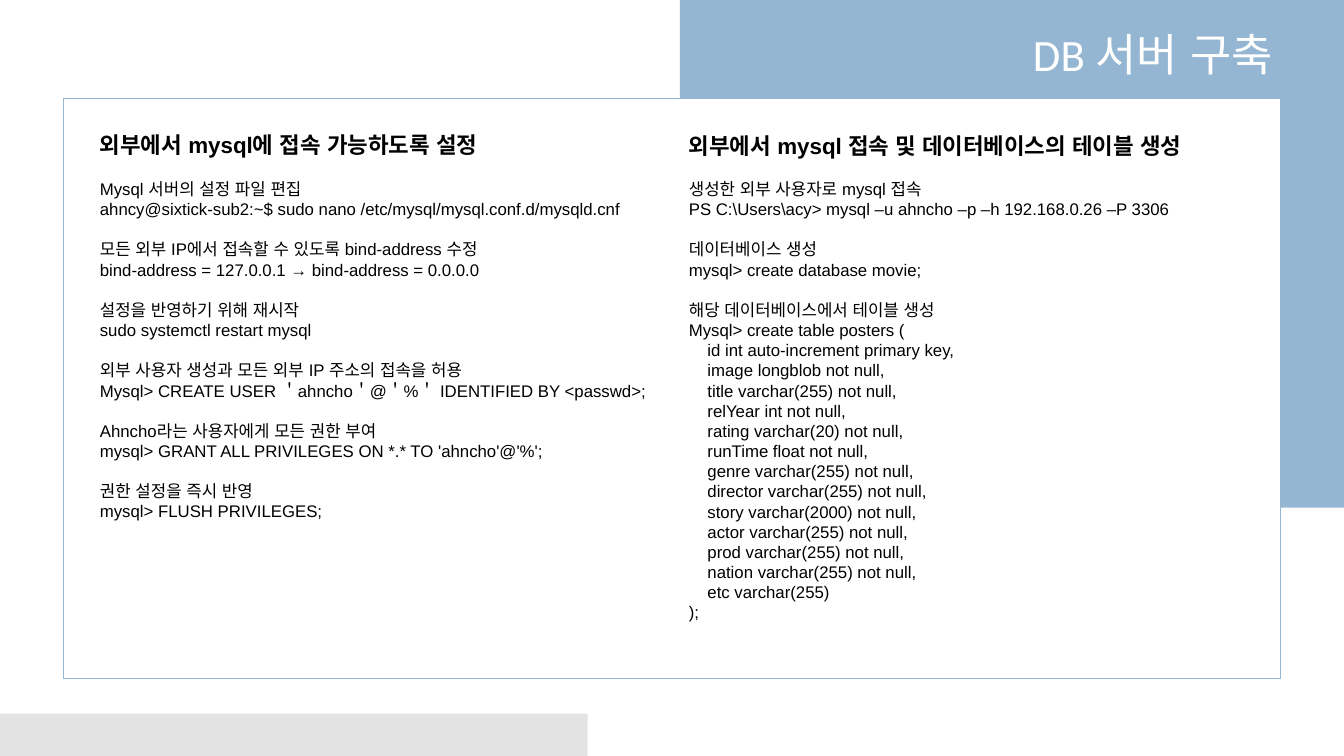
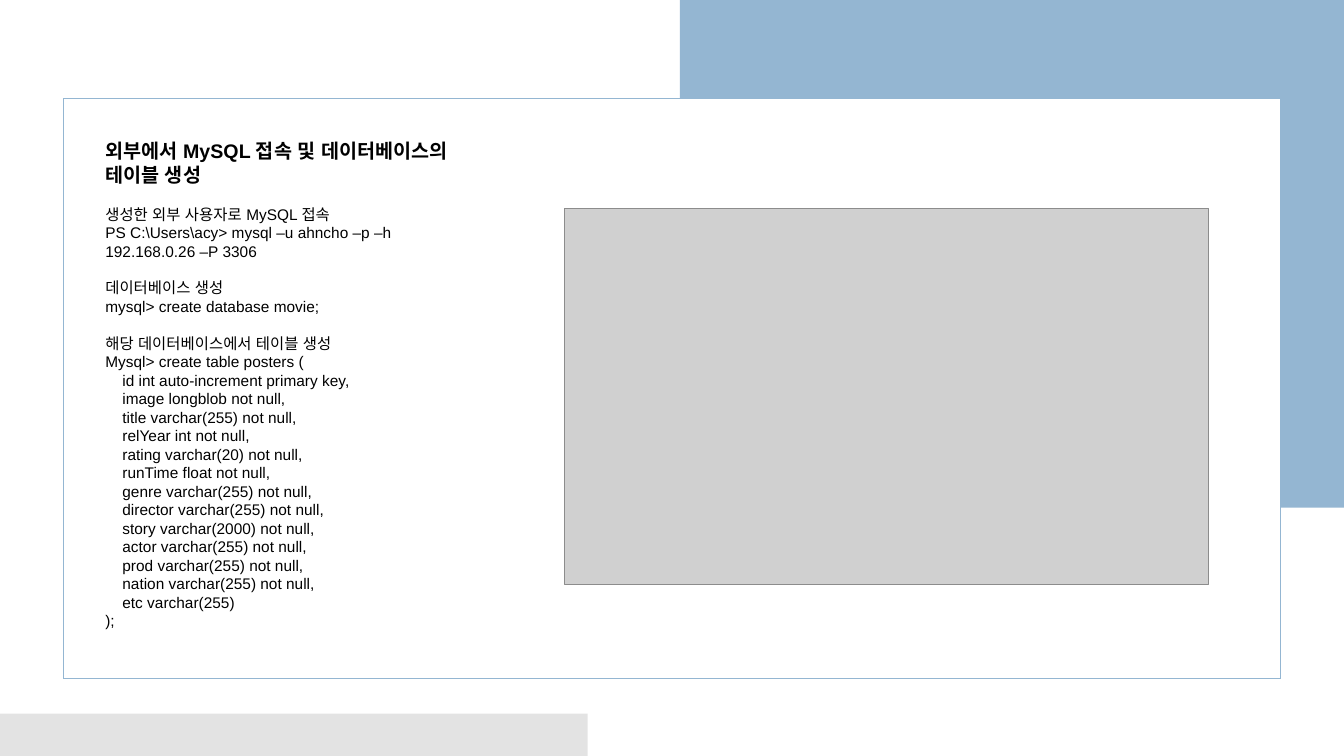
Before and after one commit to business-sixtick/recommend_movie, a slide deck: slide 9 of doc/세종교육_AI프로젝트.pptx. Drawn at 1344x756 pixels with LibreOffice and Linux fonts; fonts in the diff are those of the drawing; grey boxes stand for pictures. Boxes give left, top, right and bottom in pixels: in the first picture for what was removed or moved away, otherwise in the second. Text is boxed around its words. In the diff, an @@ line names an element or a change of style, - is before the commit and + after.

```diff
--- a/doc/세종교육_AI프로젝트.pptx
+++ b/doc/세종교육_AI프로젝트.pptx
@@ text removed at (1033,34,1272,75) @@
-DB 서버 구축
@@ text "외부에서 MySQL 접속 및 데이터베이스의 ...": place and size @@
-text "외부에서 MySQL 접속 및 데이터베이스의 ..." at (689,135,1181,602)
+text "외부에서 MySQL 접속 및 데이터베이스의 ..." at (105,141,447,611)
@@ text removed at (100,134,646,521) @@
-외부에서 mysql에 접속 가능하도록 설정
-Mysql 서버의 설정 파일 편집
-ahncy@sixtick-sub2:~$ sudo nano /etc/mysql/mysql.conf.d/mysqld.cnf
-모든 외부 IP에서 접속할 수 있도록 bind-address 수정
-bind-address = 127.0.0.1 → bind-address = 0.0.0.0
-설정을 반영하기 위해 재시작
-sudo systemctl restart mysql
-외부 사용자 생성과 모든 외부 IP 주소의 접속을 허용
-Mysql> CREATE USER ＇ahncho＇@＇%＇ IDENTIFIED BY <passwd>;
-Ahncho라는 사용자에게 모든 권한 부여
-mysql> GRANT ALL PRIVILEGES ON *.* TO 'ahncho'@'%';
-권한 설정을 즉시 반영
-mysql> FLUSH PRIVILEGES;
@@ text at (105,141,447,223): text changed; size 16 to 14 pt @@
-외부에서 mysql 접속 및 데이터베이스의 테이블 생성
-생성한 외부 사용자로 mysql 접속
+외부에서 MySQL 접속 및 데이터베이스의 테이블 생성
+생성한 외부 사용자로 MySQL 접속
@@ picture added at (565,209,1209,585) @@
@@ text at (105,227,391,611): size 12 to 11 pt @@
```
Also in this commit, not shown: 7 other slides changed, 3 slides added, 4 slides removed.
